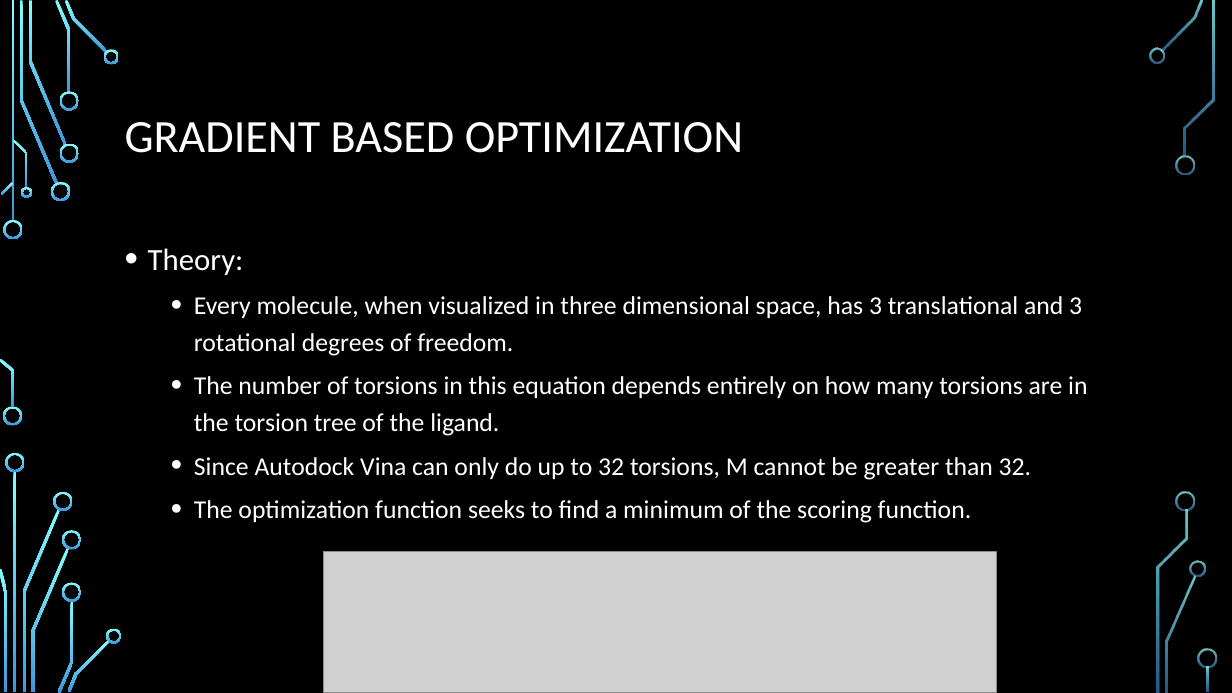
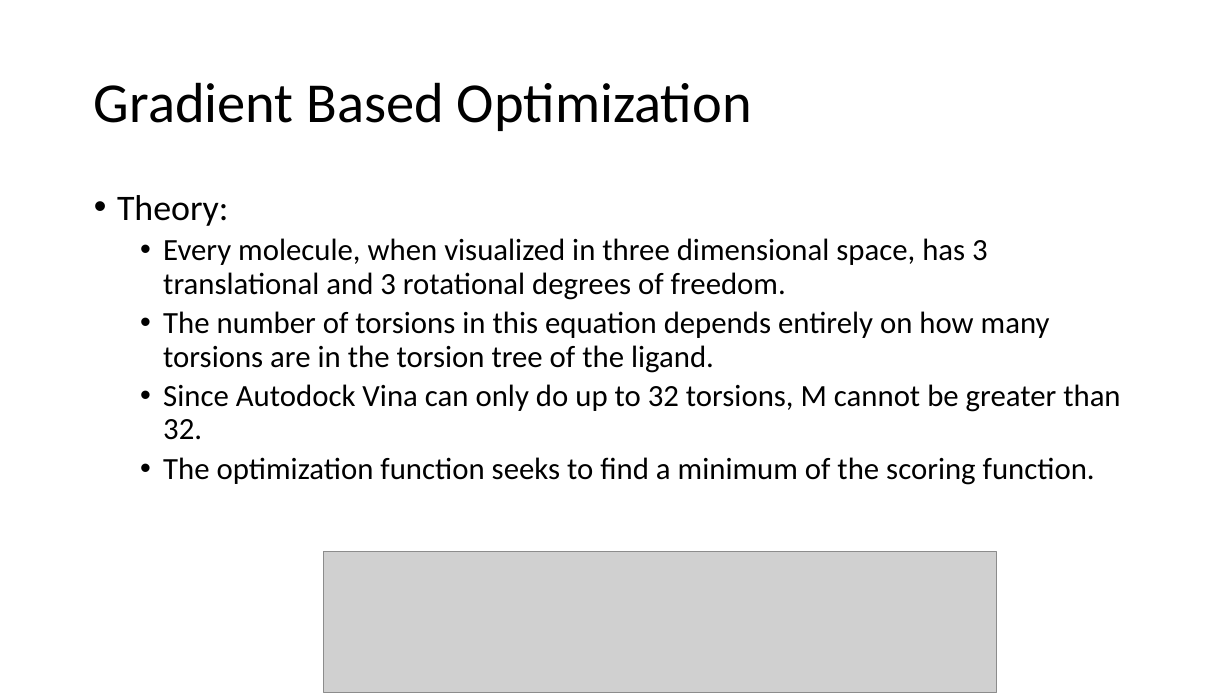
Before and after one commit to CCBatIIT/modelingworkshop, a slide deck: slide 13 of slides/2-2-molecular_docking.pptx. Drawn at 1232x693 pixels with LibreOffice and Linux fonts; fonts in the diff are those of the drawing; grey boxes stand for pictures; background and template pictures are left out. Boxes give left, top, right and bottom in pixels: in the first picture for what was removed or moved away, otherwise in the second. Text is boxed around its words. In the diff, an @@ line names an element or a change of style, - is before the commit and + after.

```diff
--- a/slides/2-2-molecular_docking.pptx
+++ b/slides/2-2-molecular_docking.pptx
@@ background picture (left out) to #FFFFFF @@
@@ title at (94, 82, 752, 131): text changed; size 36 to 44 pt; text colour #FFFFFF to #000000 @@
-GRADIENT BASED OPTIMIZATION
+Gradient Based Optimization
@@ text "Theory:": place and size @@
-text "Theory:" at (148, 248, 1087, 523)
+text "Theory:" at (117, 195, 1120, 485)
@@ text "Theory:" at (117, 195, 1120, 485): size 24 to 28 pt in "Theory:"; text colour #FFFFFF to #000000, size 20 to 24 pt; line spacing 1.2 to 0.9 @@
@@ group removed at (0, 0, 1217, 693): 33 freeform shapes, 3 rectangles @@
```
Also in this commit, not shown: 16 other slides changed, 9 other files.
